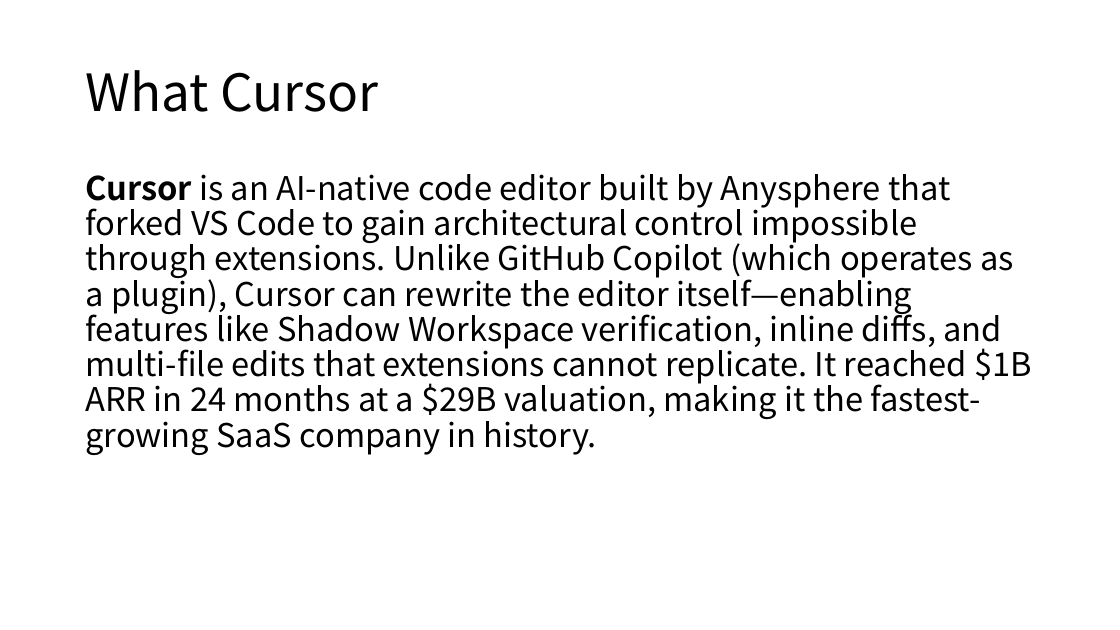
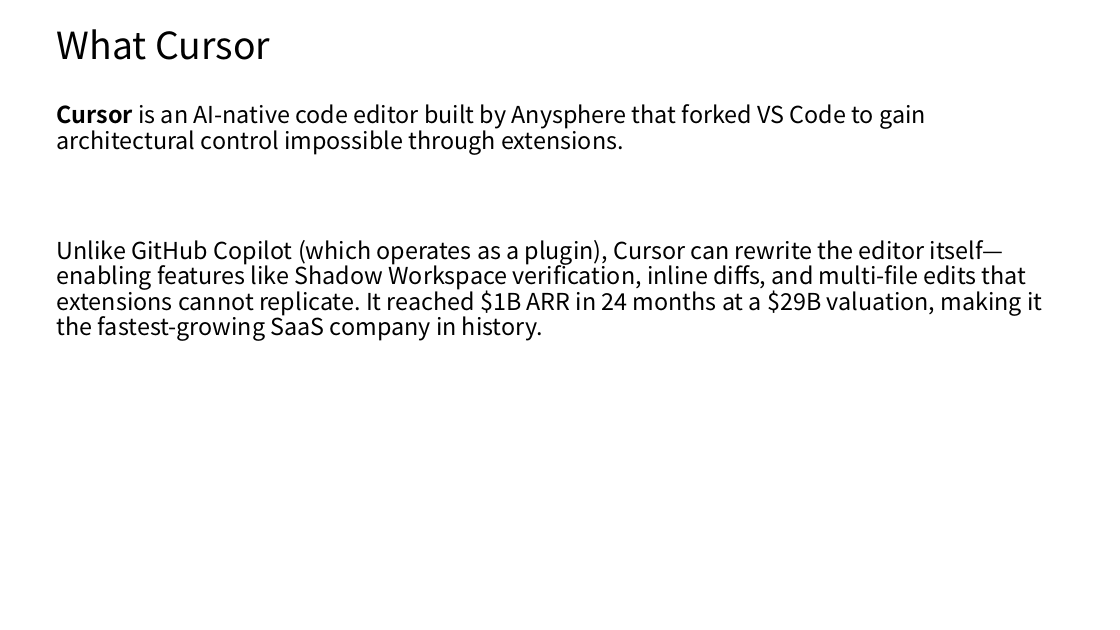
Before and after one commit to LiuHarry1/material_repo, a slide deck: slide 2 of cursor_intro.pptx. Drawn at 1120x630 pixels with LibreOffice and Linux fonts; fonts in the diff are those of the drawing. Boxes give left, top, right and bottom in pixels: in the first picture for what was removed or moved away, otherwise in the second. Text is boxed around its words. In the diff, an @@ line names an element or a change of style, - is before the commit and + after.

```diff
--- a/cursor_intro.pptx
+++ b/cursor_intro.pptx
@@ title "What Cursor" moved from (x1=85, y1=70, x2=379, y2=112) to (x1=57, y1=29, x2=270, y2=60) @@
@@ title "What Cursor" at (x1=57, y1=29, x2=270, y2=60): size 44 to 32 pt @@
@@ text at (x1=57, y1=104, x2=1042, y2=341): text changed; size 28 to 20 pt @@
-Cursor is an AI-native code editor built by Anysphere that forked VS Code to gain architectural control impossible through extensions. Unlike GitHub Copilot (which operates as a plugin), Cursor can rewrite the editor itself—enabling features like Shadow Workspace verification, inline diffs, and multi-file edits that extensions cannot replicate. It reached $1B ARR in 24 months at a $29B valuation, making it the fastest-growing SaaS company in history.
+Cursor is an AI-native code editor built by Anysphere that forked VS Code to gain architectural control impossible through extensions.
+Unlike GitHub Copilot (which operates as a plugin), Cursor can rewrite the editor itself—enabling features like Shadow Workspace verification, inline diffs, and multi-file edits that extensions cannot replicate. It reached $1B ARR in 24 months at a $29B valuation, making it the fastest-growing SaaS company in history.
```
Also in this commit, not shown: 5 slides added.
